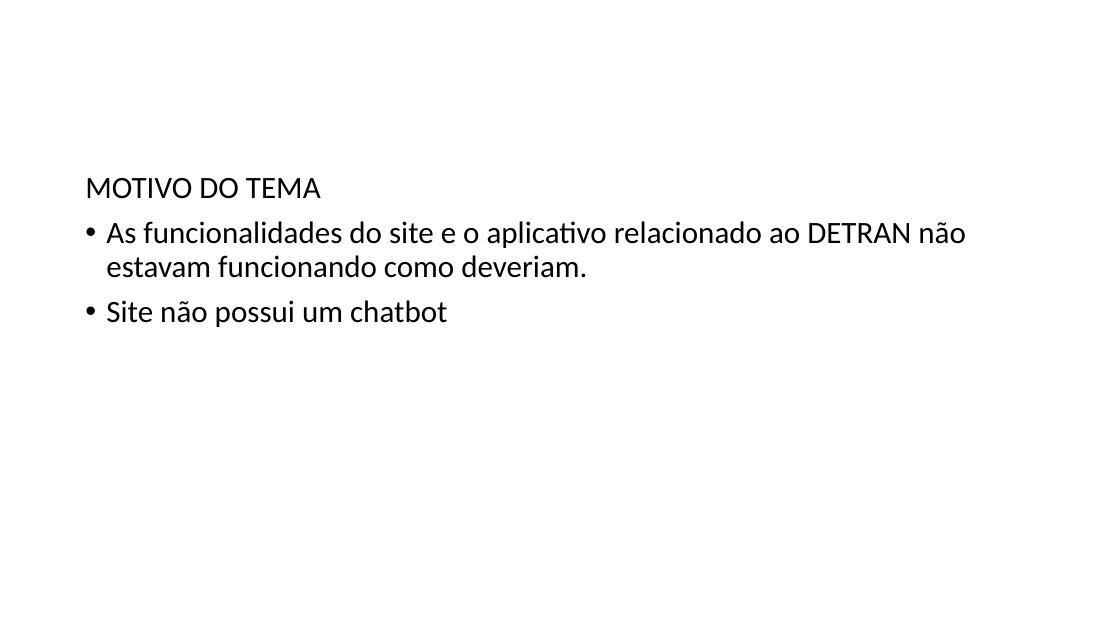
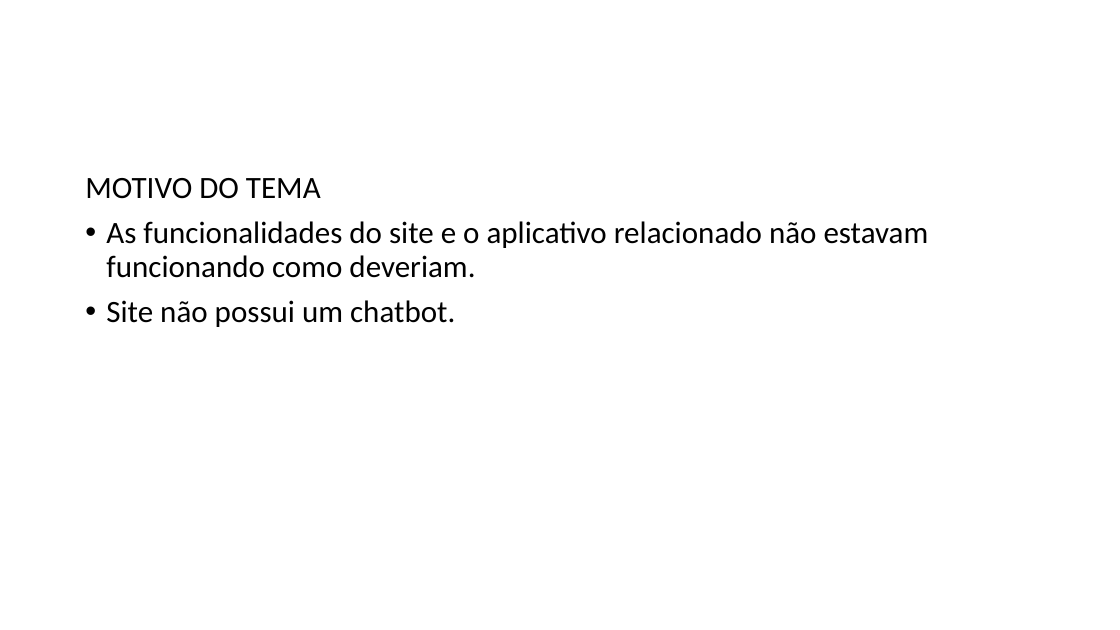
Before and after one commit to GabrielDBN/Projeto_Chatbot, a slide deck: slide 3 of Apresentação Chatbot.pptx (slide 4 before the commit). Drawn at 1120x630 pixels with LibreOffice and Linux fonts; fonts in the diff are those of the drawing; background and template pictures are left out. Boxes give left, top, right and bottom in pixels: in the first picture for what was removed or moved away, otherwise in the second. Text is boxed around its words. In the diff, an @@ line names an element or a change of style, - is before the commit and + after.

```diff
--- a/Apresentação Chatbot.pptx
+++ b/Apresentação Chatbot.pptx
@@ text at bbox=[106, 221, 929, 327]: text changed @@
-• As funcionalidades do site e o aplicativo relacionado ao DETRAN não estavam funcionando como deveriam.
-• Site não possui um chatbot
+• As funcionalidades do site e o aplicativo relacionado não estavam funcionando como deveriam.
+• Site não possui um chatbot.
```
Also in this commit, not shown: 1 other slide changed, 1 other file.
